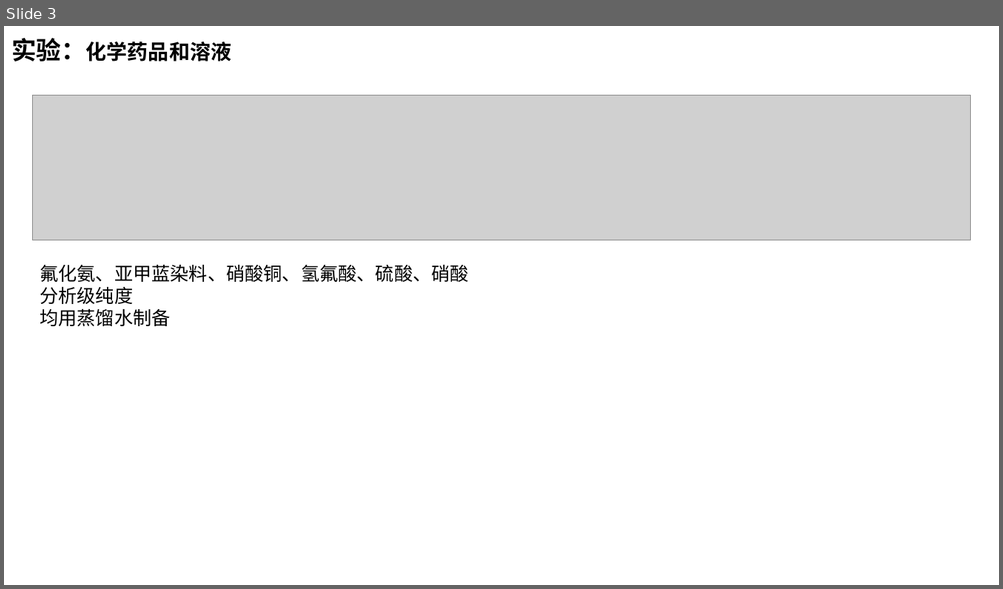
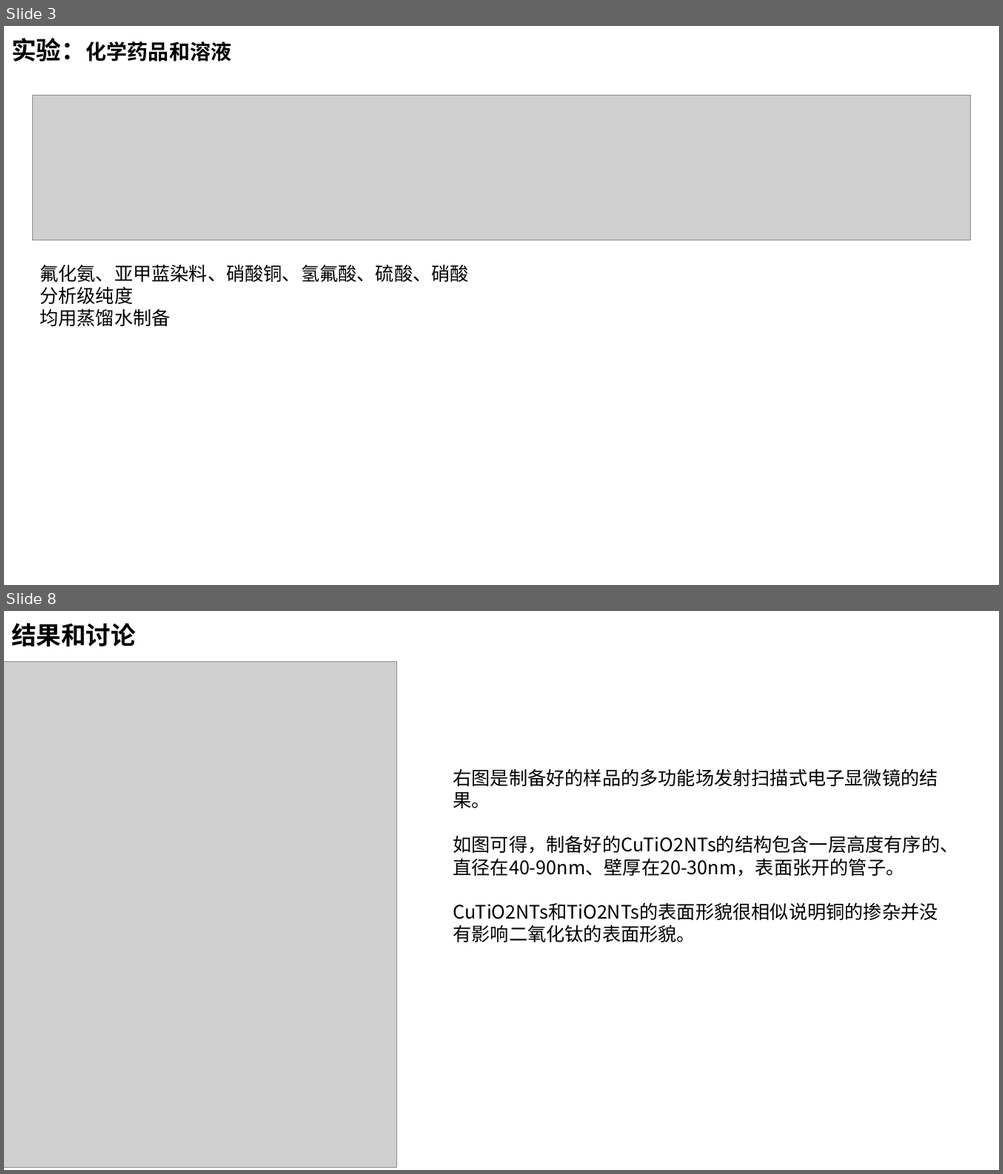
Before and after one commit to DreamBoatOve/gitTest, a slide deck: Lessons/电化学研究方法及实验/作业/国科博17_b20170427_赵朝阳_第五次作业.pptx. Shown one above the other, each under a label of ours: slide 3 before the commit, slides 3 and 8 after it; the slides between them are not shown. The pictures are 1003x589 and 1003x1174 pixels, drawn with LibreOffice and Linux fonts; fonts in the diff are those of the drawing; grey boxes stand for pictures. Boxes give left, top, right and bottom in pixels: in the first picture for what was removed or moved away, otherwise in the second. Text is boxed around its words. In the diff, an @@ line names an element or a change of style, - is before the commit and + after.

```diff
--- a/Lessons/电化学研究方法及实验/作业/国科博17_b20170427_赵朝阳_第五次作业.pptx
+++ b/Lessons/电化学研究方法及实验/作业/国科博17_b20170427_赵朝阳_第五次作业.pptx
@@ slide 8 added at [4, 611, 999, 1170], background #FFFFFF @@
@@ text added at [11, 623, 136, 647], 24 pt, text #000000, bold @@
+结果和讨论
@@ picture added at [4, 662, 396, 1168] @@
@@ text added at [452, 769, 958, 943], 18 pt, text #000000 @@
+右图是制备好的样品的多功能场发射扫描式电子显微镜的结果。
+如图可得，制备好的CuTiO2NTs的结构包含一层高度有序的、直径在40-90nm、壁厚在20-30nm，表面张开的管子。
+CuTiO2NTs和TiO2NTs的表面形貌很相似说明铜的掺杂并没有影响二氧化钛的表面形貌。
```
Also in this commit, not shown: 7 slides changed, 5 other slides added, 1 slide removed, 9 other files.
